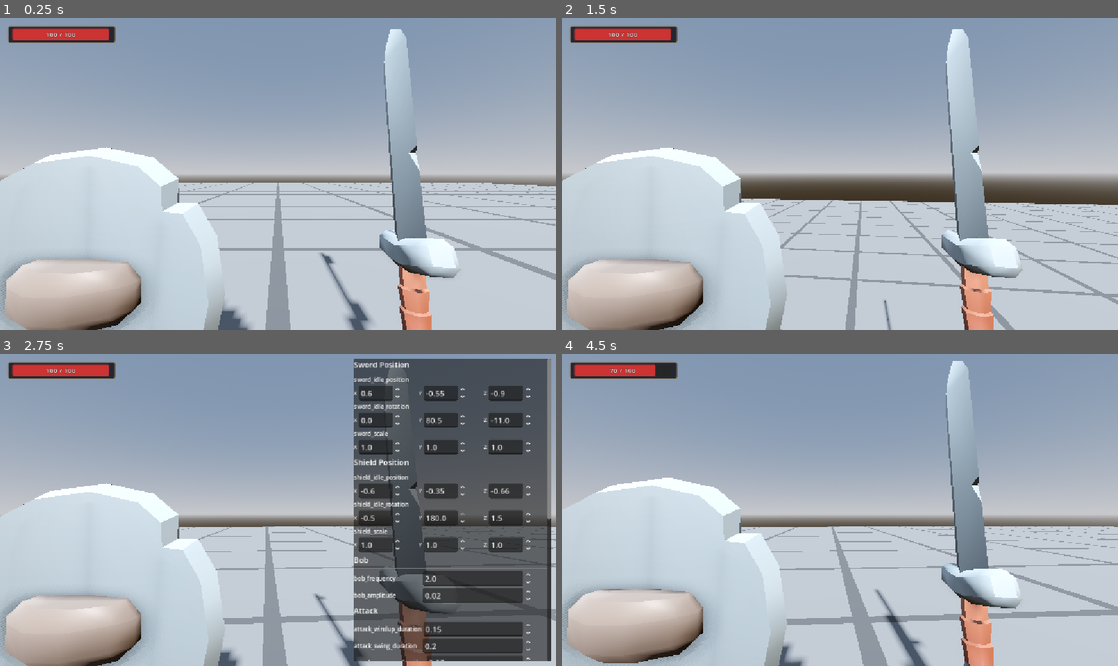
Above: before the commit, frames 1-4 (two rows, left to right).
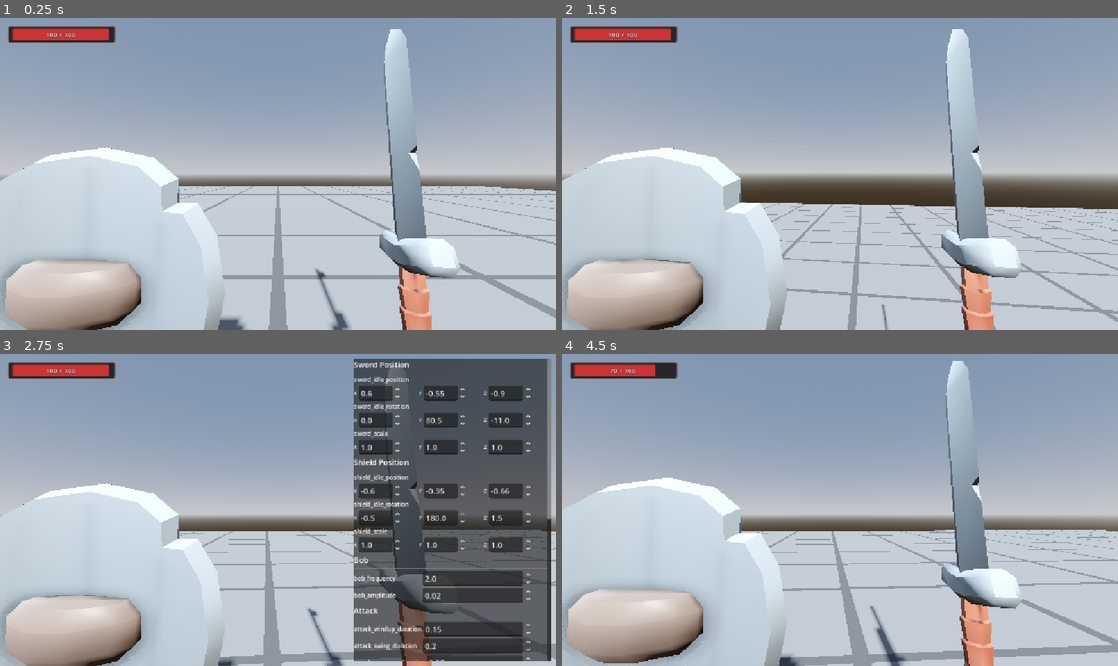
Above: after the commit, the same moments.

Repository: domaki7/domucki
Game: Godot game, scene res://levels/test/test_arena.tscn
Two runs of this game, one before a commit and one after it. Both use one fixed random seed, a clock stepped at 60 frames per second and the inputs below.
Inputs (mouse positions are in pixels of both pictures, inside the frame that each line leads up to):
- Up to frame 1 (0.25 s): no input
- Up to frame 2 (1.5 s): tap Enter at 0.5 s; move the mouse to (867, 174) at 0.52 s; hold W (move_forward) from 0.53 s (still down); click (867, 174) at 0.6 s; tap Space (jump) at 0.77 s; move the mouse to (812, 174) at 1.27 s; right-click (812, 174) at 1.35 s
- Up to frame 3 (2.75 s): keep holding W (move_forward); tap Space (jump) at 1.52 s; move the mouse to (289, 503) at 2.02 s; tap Alt at 2.1 s
- Up to frame 4 (4.5 s): tap Space (jump) at 2.75, 3.02, 3.77 s; move the mouse to (812, 572) at 2.77 s; click (812, 572) at 2.85 s; move the mouse to (1006, 556) at 3.52 s; release W (move_forward) at 3.53 s; hold Right mouse button (defend) 3.53-4.28 s; hold A (move_left) from 3.53 s (still down); tap Enter at 4.25 s; move the mouse to (673, 463) at 4.27 s; tap Alt at 4.35 s

The runs differ from the first frame. In frame 1, 5.1% of the frame differs, in the area x 25-100%, y 52-100%; in frame 2, 4.6%; in frame 3, 3.4%; in frame 4, 7.1%, in the area x 6-100%, y 55-100%.

Commit message:
raised player camera height

Diff:
--- a/src/entities/player/player.tscn
+++ b/src/entities/player/player.tscn
@@ -42,7 +42,7 @@
 transform = Transform3D(-1, 0, 0, 0, 1, 0, 0, 0, -1, 0, 0, 0)
 
 [node name="FirstPersonCamera" type="Node3D" parent="." unique_id=119346167]
-transform = Transform3D(1, 0, 0, 0, 1, 0, 0, 0, 1, 0, 1, 0)
+transform = Transform3D(1, 0, 0, 0, 1, 0, 0, 0, 1, 0, 1.4, 0)
 script = ExtResource("3_camera")
 
 [node name="Camera3D" type="Camera3D" parent="FirstPersonCamera" unique_id=790283347]
